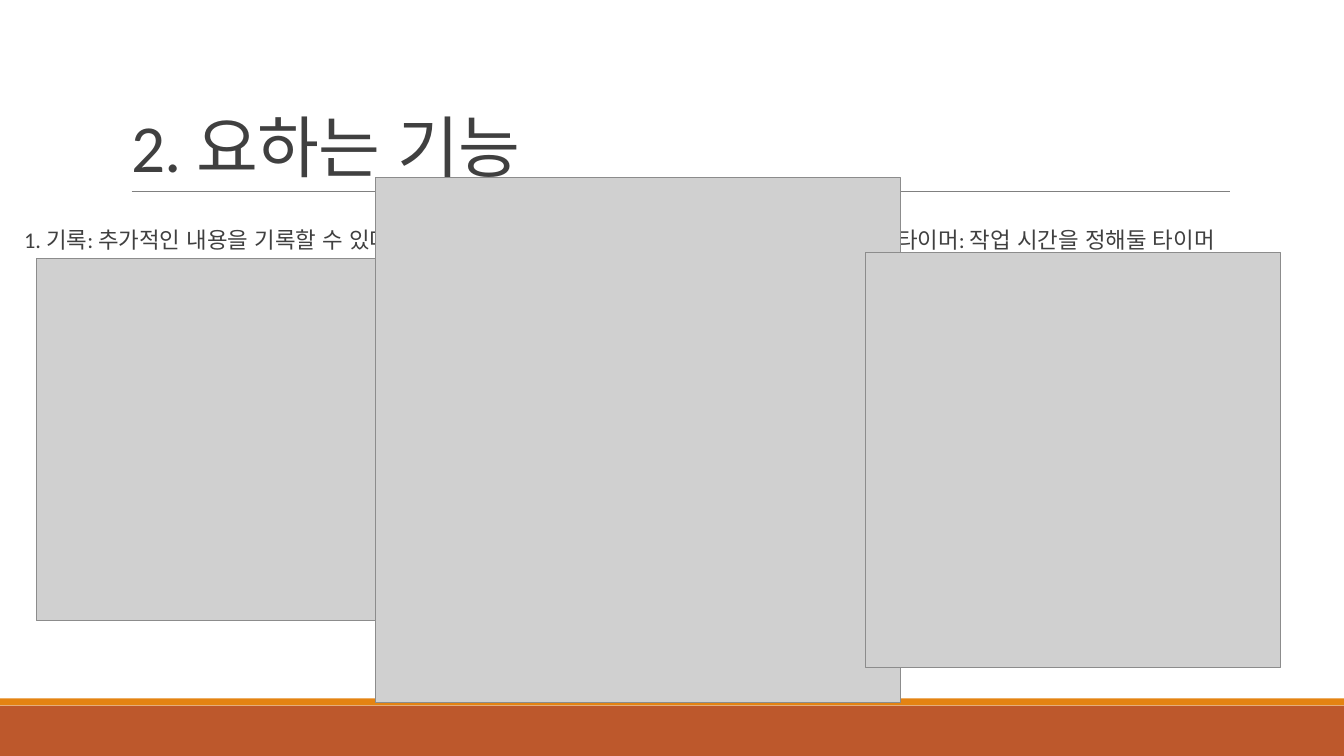
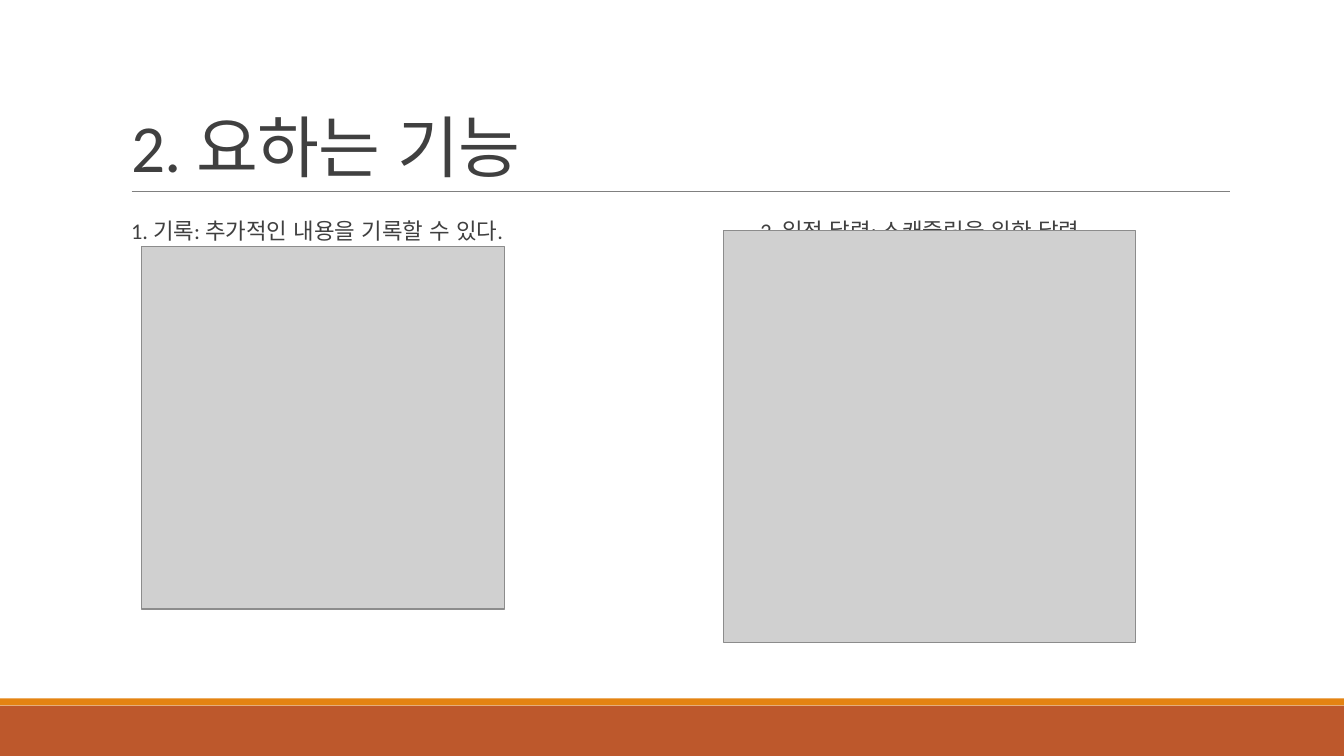
Before and after one commit to BEC1245/BEC1245.github.io, a slide deck: slide 3 of files/계획서.pptx. Drawn at 1344x756 pixels with LibreOffice and Linux fonts; fonts in the diff are those of the drawing; grey boxes stand for pictures. Boxes give left, top, right and bottom in pixels: in the first picture for what was removed or moved away, otherwise in the second. Text is boxed around its words. In the diff, an @@ line names an element or a change of style, - is before the commit and + after.

```diff
--- a/files/계획서.pptx
+++ b/files/계획서.pptx
@@ text "1. 기록: 추가적인 내용을 기록할 ..." rewrapped from (24, 226, 396, 254) to (131, 220, 503, 241) @@
@@ picture: place and size @@
-picture at (375, 177, 900, 703)
+picture at (724, 231, 1135, 642)
@@ text added at (760, 216, 1079, 231), 16 pt, text #404040 @@
+  2. 일정 달력: 스캐줄링을 위한 달력
@@ text removed at (875, 226, 1215, 254) @@
-  3. 타이머: 작업 시간을 정해둘 타이머
@@ picture: place and size @@
-picture at (36, 259, 398, 621)
+picture at (142, 247, 504, 609)
@@ picture removed at (865, 252, 1280, 667) @@
```
